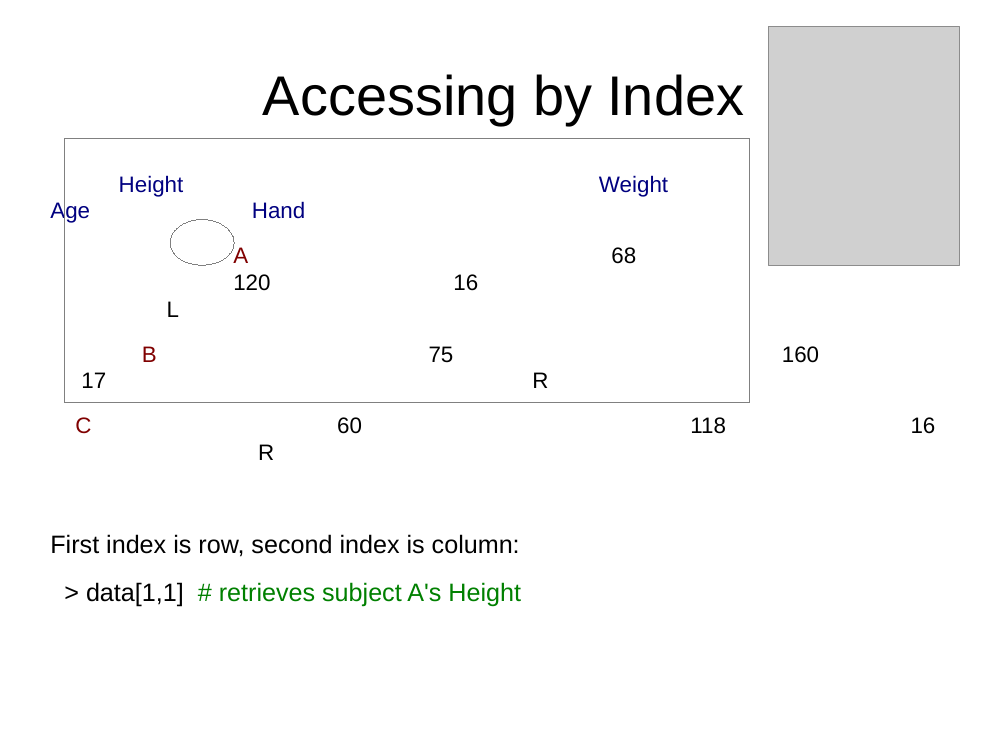
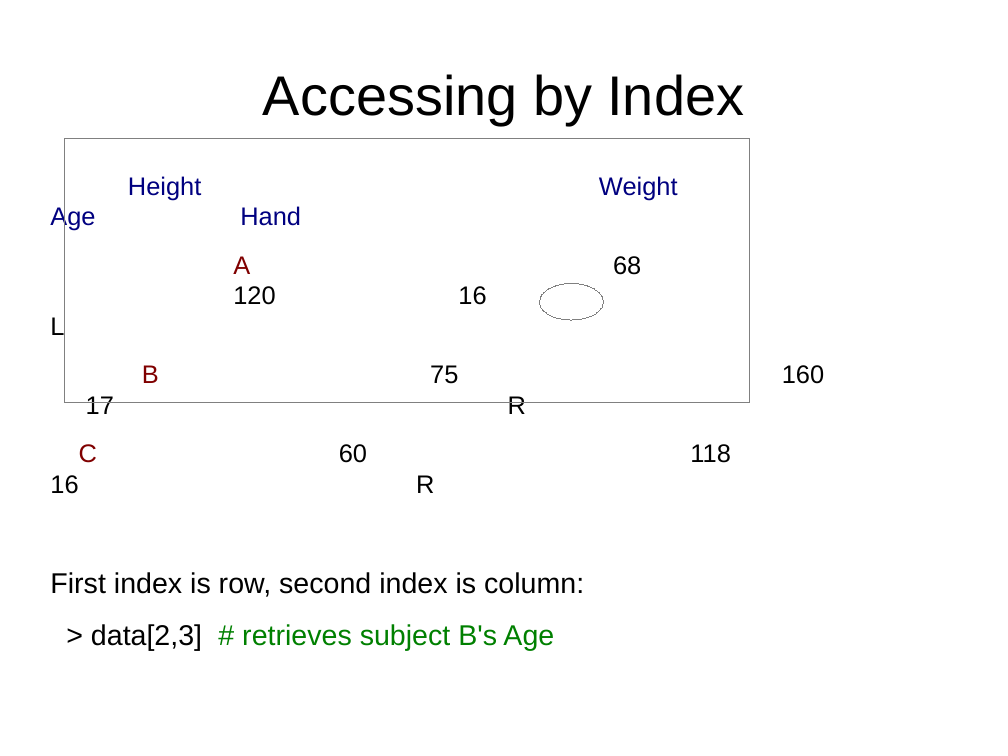
Before and after one commit to ubccr/hsws, a slide deck: slide 18 of slides/R-intro-slideset-2.odp (slide 17 before the commit). Drawn at 1008x756 pixels with LibreOffice and Linux fonts; fonts in the diff are those of the drawing; grey boxes stand for pictures. Boxes give left, top, right and bottom in pixels: in the first picture for what was removed or moved away, otherwise in the second. Text is boxed around its words. In the diff, an @@ line names an element or a change of style, - is before the commit and + after.

```diff
--- a/slides/R-intro-slideset-2.odp
+++ b/slides/R-intro-slideset-2.odp
@@ picture removed at (768, 27, 960, 265) @@
@@ text at (50, 176, 824, 597): size 17.6 to 20 pt in "Height Weight Age Hand", "A 68 120 16 L", "B 75 160 17 R", "C 60 118 16 R"; size 19.8 to 22.5 pt in "First index is row, second index is ..." @@
@@ ellipse: place and size @@
-ellipse at (170, 220, 234, 265)
+ellipse at (540, 284, 604, 320)
@@ text at (91, 624, 554, 651): text changed; size 19.8 to 22.5 pt @@
-> data[1,1] # retrieves subject A's Height
+> data[2,3] # retrieves subject B's Age
```
Also in this commit, not shown: 16 other slides changed, 1 slide added, 6 slides removed, 8 other files.
